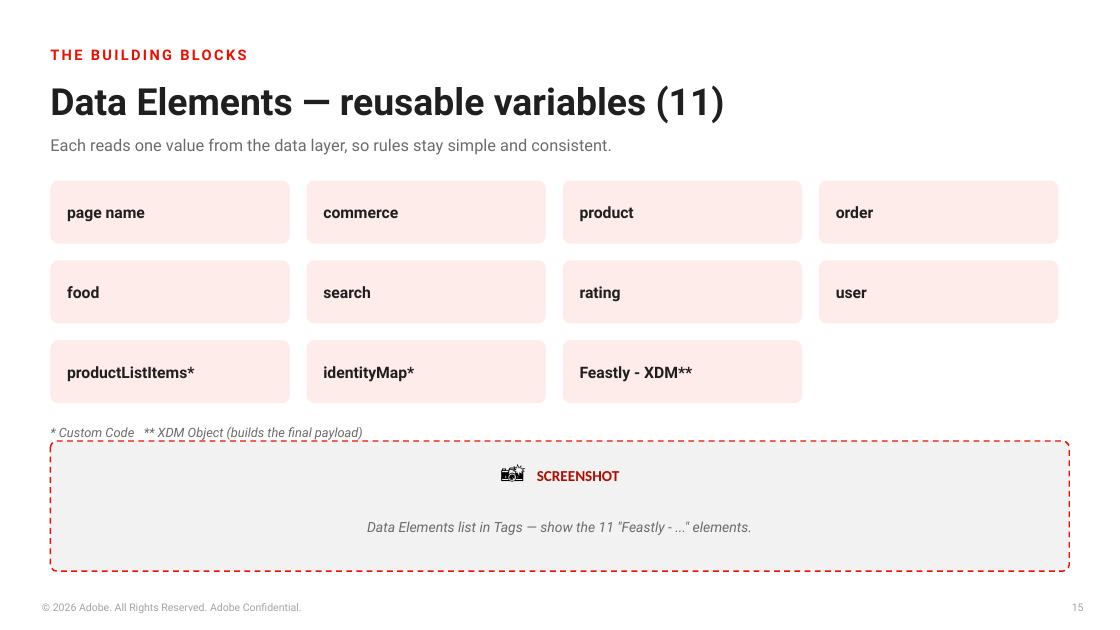
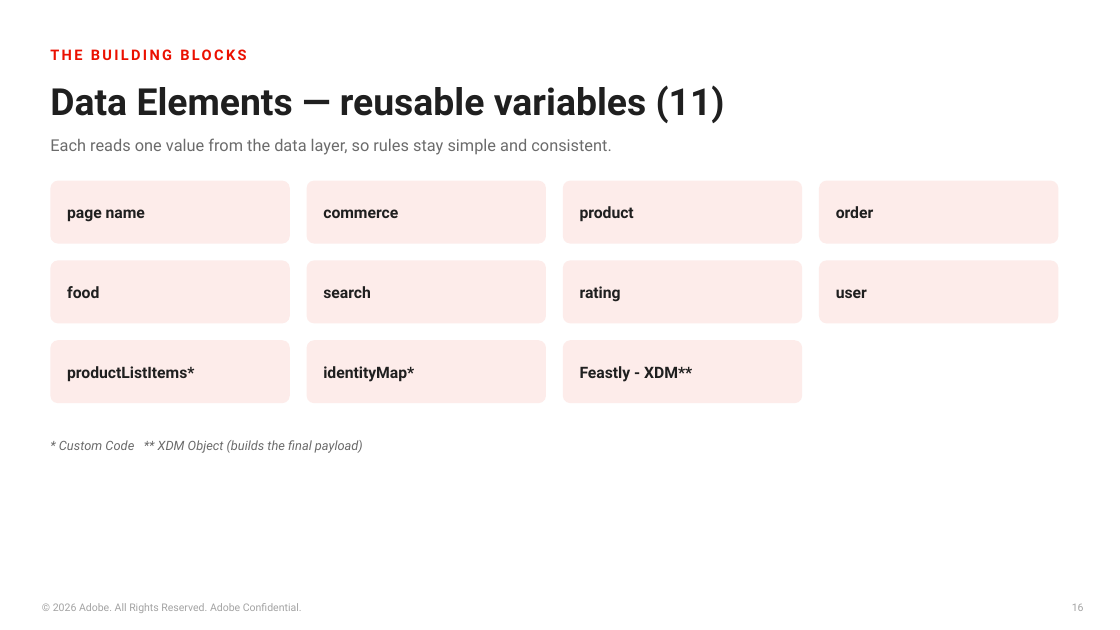
Before and after one commit to princeparvat80/aep-data-collection-food-demo, a slide deck: slide 16 of presentation/Feastly-DataCollection-to-AEP.pptx (slide 15 before the commit). Drawn at 1120x630 pixels with LibreOffice and Linux fonts; fonts in the diff are those of the drawing. Boxes give left, top, right and bottom in pixels: in the first picture for what was removed or moved away, otherwise in the second. Text is boxed around its words. In the diff, an @@ line names an element or a change of style, - is before the commit and + after.

```diff
--- a/presentation/Feastly-DataCollection-to-AEP.pptx
+++ b/presentation/Feastly-DataCollection-to-AEP.pptx
@@ text "* Custom Code ** XDM ...": place and size @@
-text "* Custom Code ** XDM ..." at (59, 427, 363, 441)
+text "* Custom Code ** XDM ..." at (59, 440, 363, 453)
@@ rounded rectangle removed at (50, 441, 1070, 571) @@
@@ text removed at (537, 471, 619, 481) @@
-📸 SCREENSHOT
@@ text removed at (367, 521, 752, 535) @@
-Data Elements list in Tags — show the 11 "Feastly - ..." elements.
```
Also in this commit, not shown: 16 other slides changed, 6 slides added, 16 other files.
